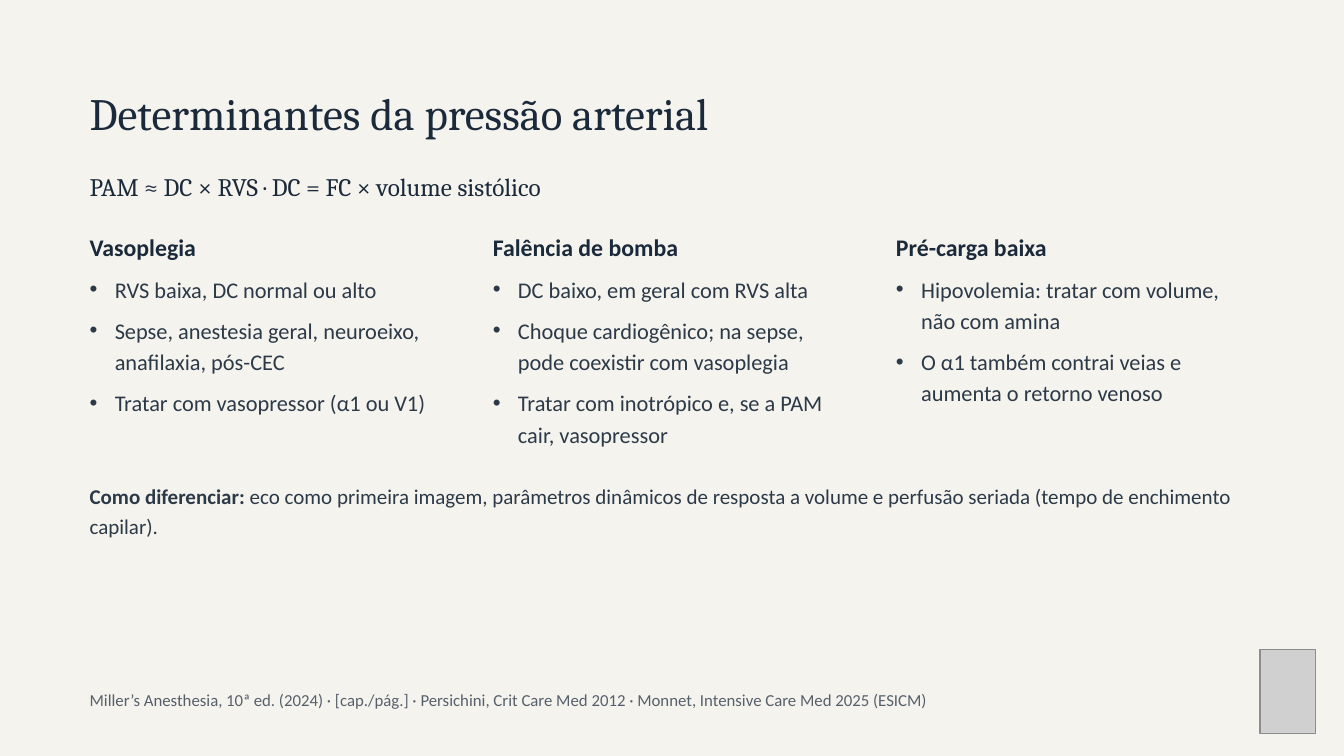
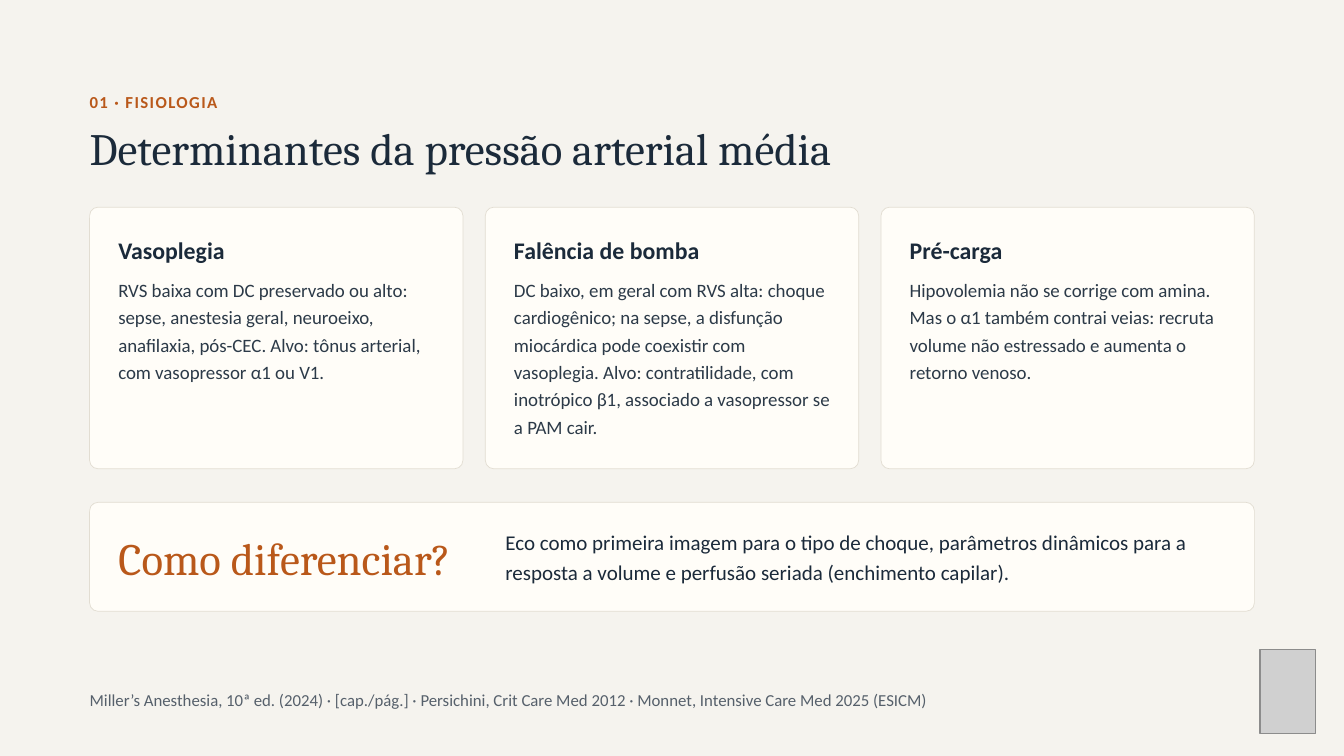
Before and after one commit to brunomoraesdubois-bit/Bruno, a slide deck: slide 3 of apresentacao/Aminas_Vasoativas.pptx. Drawn at 1344x756 pixels with LibreOffice and Linux fonts; fonts in the diff are those of the drawing; grey boxes stand for pictures. Boxes give left, top, right and bottom in pixels: in the first picture for what was removed or moved away, otherwise in the second. Text is boxed around its words. In the diff, an @@ line names an element or a change of style, - is before the commit and + after.

```diff
--- a/apresentacao/Aminas_Vasoativas.pptx
+++ b/apresentacao/Aminas_Vasoativas.pptx
@@ text added at bbox=[90, 97, 217, 108], 12 pt, text #B9581A, bold @@
+01 · FISIOLOGIA
@@ title at bbox=[90, 133, 831, 175]: text changed @@
-Determinantes da pressão arterial
+Determinantes da pressão arterial média
@@ text removed at bbox=[90, 178, 541, 197] @@
-PAM ≈ DC × RVS · DC = FC × volume sistólico
@@ rounded rectangle added at bbox=[90, 208, 463, 469], fill #FFFDF8, outline #E2DDD2 0.5 pt @@
@@ rounded rectangle added at bbox=[485, 208, 858, 469], fill #FFFDF8, outline #E2DDD2 0.5 pt @@
@@ rounded rectangle added at bbox=[881, 208, 1254, 469], fill #FFFDF8, outline #E2DDD2 0.5 pt @@
@@ text "Vasoplegia": place and size @@
-text "Vasoplegia" at bbox=[90, 239, 196, 260]
+text "Vasoplegia" at bbox=[118, 242, 224, 263]
@@ text "Falência de bomba": place and size @@
-text "Falência de bomba" at bbox=[493, 239, 679, 256]
+text "Falência de bomba" at bbox=[514, 242, 700, 259]
@@ text at bbox=[910, 242, 1003, 263]: text changed @@
-Pré-carga baixa
+Pré-carga
@@ text removed at bbox=[115, 282, 377, 301] @@
-• RVS baixa, DC normal ou alto
@@ text at bbox=[118, 284, 421, 382]: text changed; size 16 to 13.5 pt @@
-• Sepse, anestesia geral, neuroeixo, anafilaxia, pós-CEC
+RVS baixa com DC preservado ou alto: sepse, anestesia geral, neuroeixo, anafilaxia, pós-CEC. Alvo: tônus arterial, com vasopressor α1 ou V1.
@@ text at bbox=[514, 284, 830, 434]: text changed; size 16 to 13.5 pt @@
-• DC baixo, em geral com RVS alta
+DC baixo, em geral com RVS alta: choque cardiogênico; na sepse, a disfunção miocárdica pode coexistir com vasoplegia. Alvo: contratilidade, com inotrópico β1, associado a vasopressor se a PAM cair.
@@ text at bbox=[910, 284, 1214, 379]: text changed; size 16 to 13.5 pt @@
-• O α1 também contrai veias e aumenta o retorno venoso
+Hipovolemia não se corrige com amina. Mas o α1 também contrai veias: recruta volume não estressado e aumenta o retorno venoso.
@@ text removed at bbox=[921, 282, 1219, 329] @@
-• Hipovolemia: tratar com volume, não com amina
@@ text removed at bbox=[518, 323, 804, 374] @@
-• Choque cardiogênico; na sepse, pode coexistir com vasoplegia
@@ text removed at bbox=[115, 395, 425, 415] @@
-• Tratar com vasopressor (α1 ou V1)
@@ text removed at bbox=[518, 395, 822, 447] @@
-• Tratar com inotrópico e, se a PAM cair, vasopressor
@@ rounded rectangle added at bbox=[90, 502, 1255, 611], fill #FFFDF8, outline #E2DDD2 0.5 pt @@
@@ text at bbox=[505, 535, 1186, 584]: text changed; text colour #2C3A48 to #1B2A3A @@
-Como diferenciar: eco como primeira imagem, parâmetros dinâmicos de resposta a volume e perfusão seriada (tempo de enchimento capilar).
+Eco como primeira imagem para o tipo de choque, parâmetros dinâmicos para a resposta a volume e perfusão seriada (enchimento capilar).
@@ text added at bbox=[118, 543, 451, 576], 32 pt, text #B9581A @@
+Como diferenciar?
```
Also in this commit, not shown: 27 other slides changed, 29 other files.
